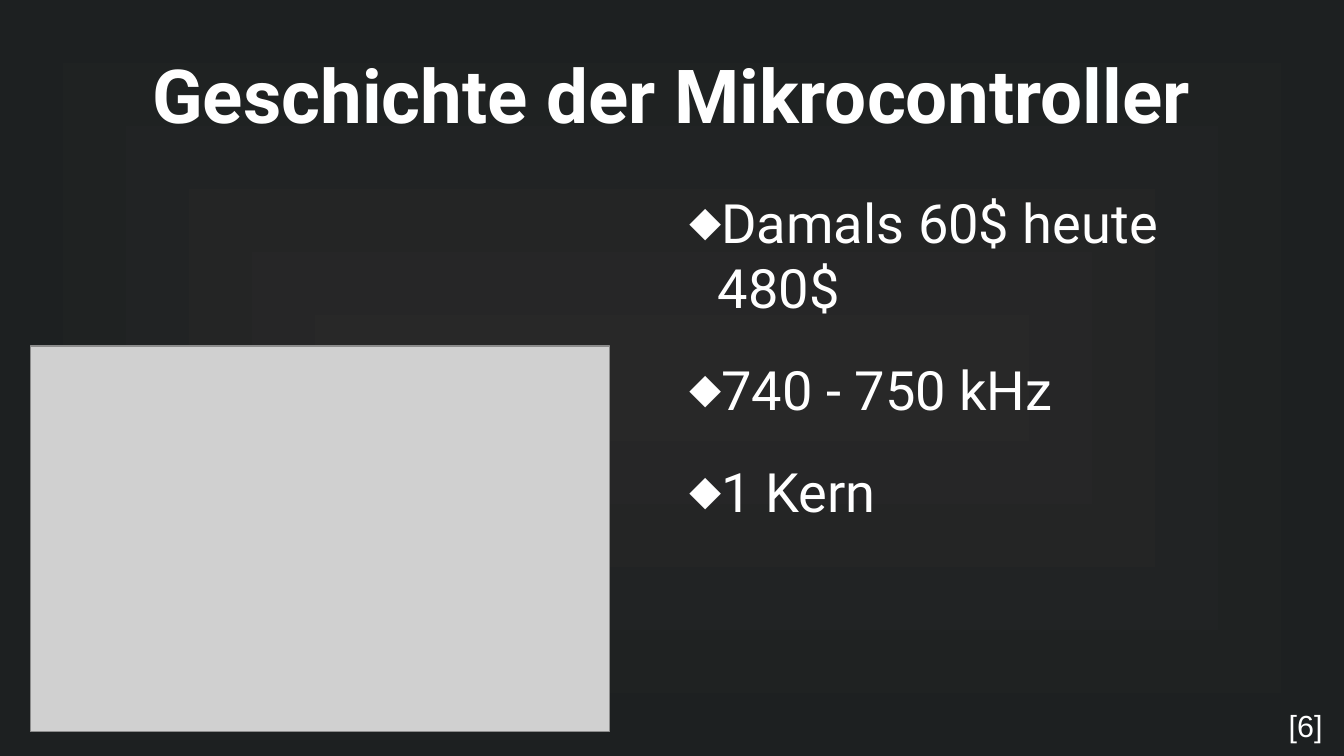
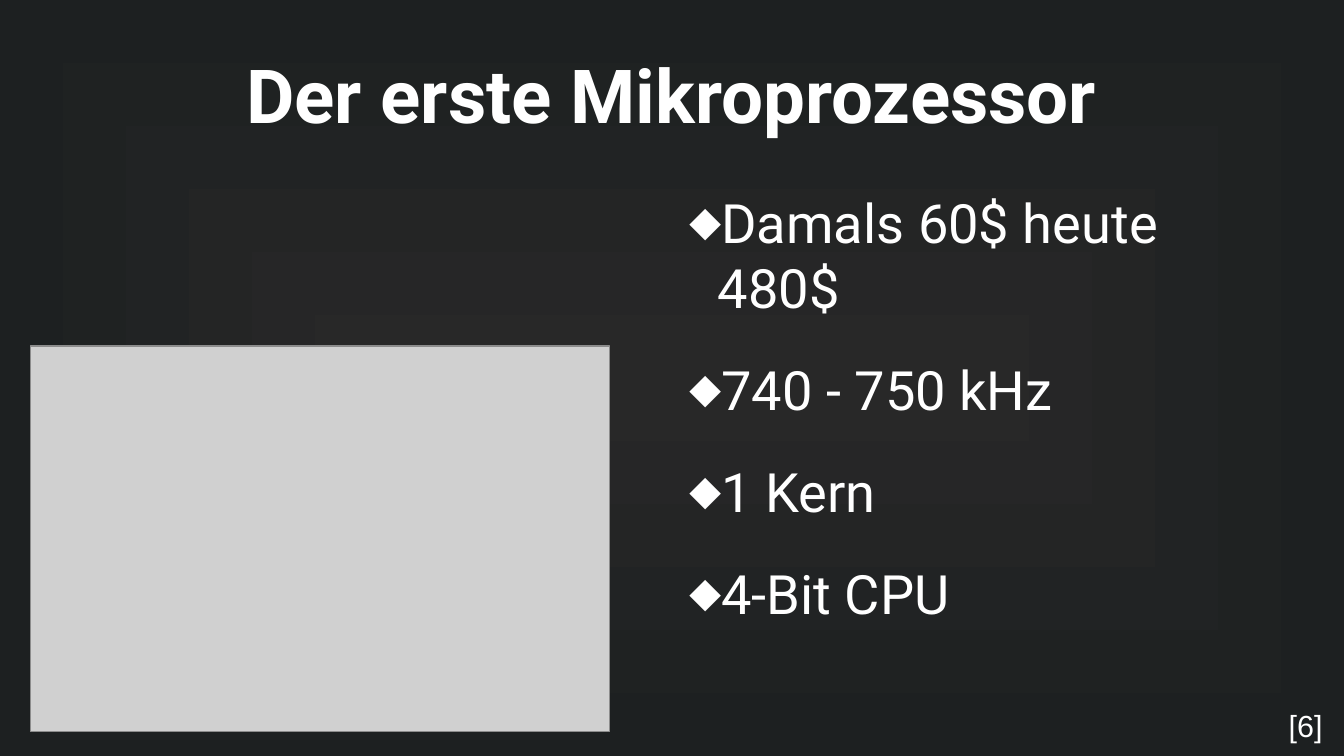
Before and after one commit to MuffinKran24/IMP_GFS, a slide deck: slide 8 of Mikrocontroller_GFS.odp (slide 7 before the commit). Drawn at 1344x756 pixels with LibreOffice and Linux fonts; fonts in the diff are those of the drawing; grey boxes stand for pictures. Boxes give left, top, right and bottom in pixels: in the first picture for what was removed or moved away, otherwise in the second. Text is boxed around its words. In the diff, an @@ line names an element or a change of style, - is before the commit and + after.

```diff
--- a/Mikrocontroller_GFS.odp
+++ b/Mikrocontroller_GFS.odp
@@ title at bbox=[246, 67, 1096, 138]: text changed @@
-Geschichte der Mikrocontroller
+Der erste Mikroprozessor
@@ text at bbox=[721, 575, 950, 615]: paragraph added @@
+⬥ 4-Bit CPU
```
Also in this commit, not shown: 3 other slides changed, 3 slides added, 2 slides removed, 3 other files.
